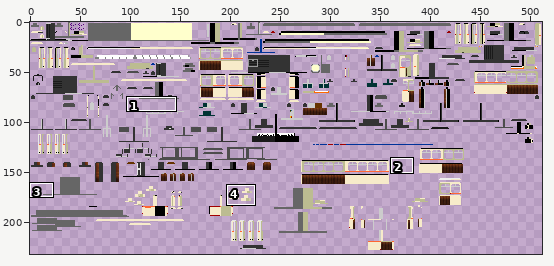
One commit to this sprite sheet: src/main/resources/assets/tc/textures/trains/Duewag_GT6ER_Purple.png. Above, an overview of the earlier version with the close-up marked.
Close-up. As it was:
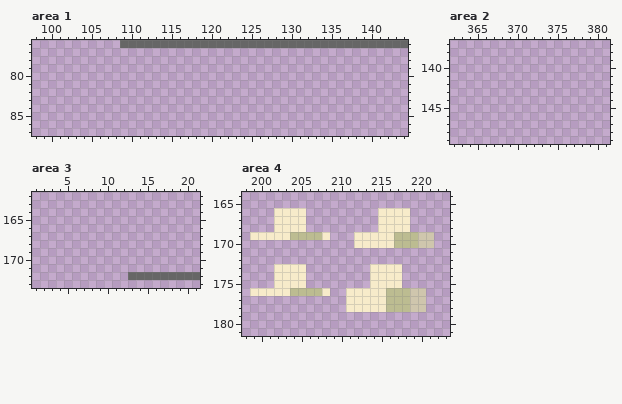
The file is 512x256 pixels. Colours within 5 levels of each other are drawn and written as one. Shown: area 1: x 98..144, y 76..87; area 2: x 362..381, y 137..149; area 3: x 1..21, y 162..173; area 4: x 198..223, y 164..181. The wide view leaves out empty margins. The commit also changed other parts of the picture, which this record leaves out.
Once edited:
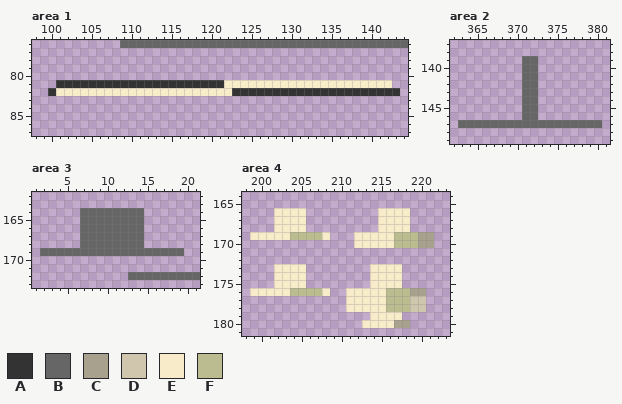
Palette (. is transparent): A #333333  B #666666  C #a8a18d  D #cfc6ad  E #f7ebca  F #bcbc91
Change:
Changed rows in their new state; - is an unchanged pixel.
Area 1:
first column x 100:
81 -AAAAAAAAAAAAAAAAAAAAAEEEEEEEEEEEEEEEEEEEEE-
82 AEEEEEEEEEEEEEEEEEEEEEEAAAAAAAAAAAAAAAAAAAAA
Area 2:
first column x 363:
139 --------BB--------
140 --------BB--------
141 --------BB--------
142 --------BB--------
143 --------BB--------
144 --------BB--------
145 --------BB--------
146 --------BB--------
147 BBBBBBBBBBBBBBBBBB
Area 3:
first column x 2:
164 -----BBBBBBBB-----
165 -----BBBBBBBB-----
166 -----BBBBBBBB-----
167 -----BBBBBBBB-----
168 -----BBBBBBBB-----
169 BBBBBBBBBBBBBBBBBB
Area 4:
first column x 220:
169 CC
170 CC
first column x 213:
176 ------CC
179 -EEEE---
180 EEEECC--
Where, in picture pixels (left, top, right, bottom), the same in both close-ups:
added: (48, 80, 400, 96)
added: (458, 56, 602, 128)
added: (40, 208, 184, 256)
changed: (418, 232, 434, 248)
changed: (362, 288, 426, 328)
